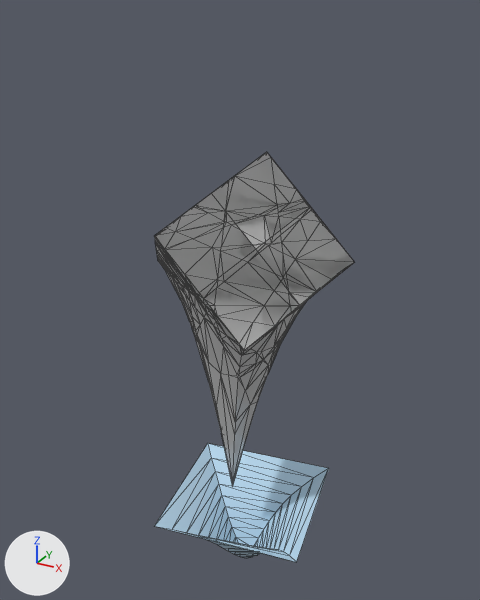
Two versions of the FBX model Assets/Game/Models/Environment/Special/mesh_theMachine.fbx, one commit apart.
Camera for both pictures: a 50 mm lens placed at (4.54, -8.51, 8.1), pointed at (-0.23, 0.17, 3.76). Every picture has the same lights, and +X, +Y and +Z are marked at lower left. Mesh edges are drawn as thin lines. Where no turn or scale is listed for an object, it has been applied to the vertices. Vertices at the same position are counted once.

In view in the first picture: 'EffetBox_Parts', 'MachineBox_001', 'MachineBox_006', 'MachineBox_007', 'MachineBox_008', 'theHole_Lid'.
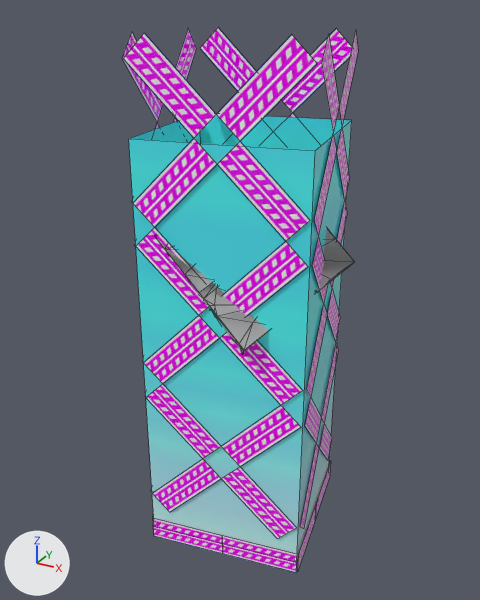
Where the newer file only moved an object's origin or applied its transform, the numbers keep the older frame.

The change, as a diff of the scene's bpy script:
```diff
--- a/Assets/Game/Models/Environment/Special/mesh_theMachine.fbx.py
+++ b/Assets/Game/Models/Environment/Special/mesh_theMachine.fbx.py
@@ img_t_holowall_mask_glass_tga @@
+img_t_holowall_mask_glass_tga = load_image('T_HoloWall_Mask Glass.tga', '../Walls/Holo/T_HoloWall_Mask Glass.tga', 512, 512, 'sRGB')
@@ mat_holo @@
+mat_holo = principled_material('holo')
+mat_holo.texture = img_t_holowall_mask_glass_tga
+mat_holo.roughness = 0.0
@@ me_mesh_010 @@
 # used by ob_effetbox_parts; location = (0.0, 0.0, 4.52)
-me_mesh_010.from_pydata(...)  # 703 vertices, 1004 faces; spans x -1.71..1.71, y -1.41..1.41, z -4.45..1.71
+me_mesh_010.from_pydata(...)  # 705 vertices, 1004 faces; spans x -1.71..1.71, y -1.41..1.41, z -3.68..1.71
+# me_mesh_010 part 1
+# 46 vertices are removed from x -1.08..0.81, y -1.37..1.25, z -2.7..0.87
+# 160 faces are deleted
+# 24 vertices in x -1.4..0.9, y -1.16..1.16, z -0.96..-0.32 move by (0.01, 0.0, 0.01)
+# 15 vertices in x -1.23..0.88, y -1.01..-0.29, z -0.89..-0.25 move by (0.0, 0.0, 0.01)
+# 14 vertices in x -1.02..0.53, y -0.98..0.86, z -1.05..-0.51 move by (0.02, 0.0, 0.02)
+# 13 vertices in x -0.78..0.42, y -0.7..0.71, z -1.84..-1.53 move by (0.07, 0.0, 0.12)
+# 13 vertices in x -1.08..0.4, y -0.84..0.97, z -1.23..-0.62 move by (0.02, 0.0, 0.03)
+# 12 vertices in x -1.18..0.6, y -1.13..0.88, z -0.96..-0.39 move by (0.01, 0.0, 0.02)
+# 115 vertices move from x -1.28..0.77, y -1.01..1.17, z -4.45..-0.26 to x -1.25..0.72, y -1.01..1.17, z -3.68..-0.26
+# 48 vertices are added at x -1.03..1.0, y -0.98..0.92, z -2.4..1.06
+# 160 new faces join them
 me_mesh_010.materials.append(mat_machineffect)
@@ me_mesh_011 @@
+me_mesh_011.from_pydata(...)  # 224 vertices, 56 faces; spans x -1.47..1.47, y -1.47..1.47, z -3.87..4.16
+me_mesh_011.materials.append(mat_holo)  # picture img_t_holowall_mask_glass_tga
@@ me_mesh_012 @@
+me_mesh_012.from_pydata(...)  # 8 vertices, 4 faces; spans x -1.45..1.45, y -1.45..1.45, z 0.0..6.53
+me_mesh_012.materials.append(mat_holo)  # picture img_t_holowall_mask_glass_tga
@@ ob_holo_pillarclose @@
+ob_holo_pillarclose = bpy.data.objects.new('Holo_PillarClose', me_mesh_011)
+ob_holo_pillarclose.location = (0.0, 0.0, 3.67)
@@ ob_holo_warning_pillar @@
+ob_holo_warning_pillar = bpy.data.objects.new('Holo_Warning_Pillar', me_mesh_012)
+ob_holo_warning_pillar.location = (0.0, 0.0, 0.0)
```

Boxes [x1, y1, x2, y2] around the edits, measured in the pictures (480 x 600 px; the box of a moved part takes in the faces that stretch with it):
'Holo_Warning_Pillar', added (cyan)
    after: [129, 114, 352, 562]
'Holo_PillarClose', added
    after: [122, 28, 358, 573]
'EffetBox_Parts', reshaped
    before: [155, 152, 353, 487]
    after: [159, 228, 354, 354]
part 1 of me_mesh_010, moved or reshaped
    before: [155, 201, 310, 487]
    after: [212, 305, 261, 354]
'theHole_Lid', unchanged, covered by the edit
    before: [155, 443, 329, 562]
